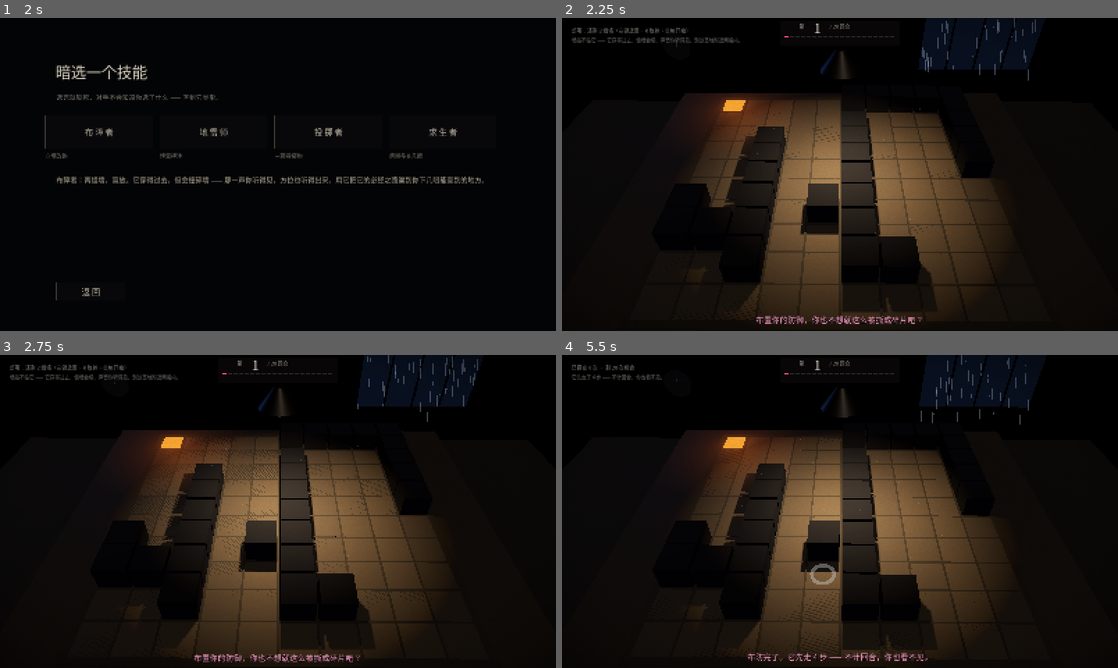
Above: before the commit, frames 1-4 (two rows, left to right).
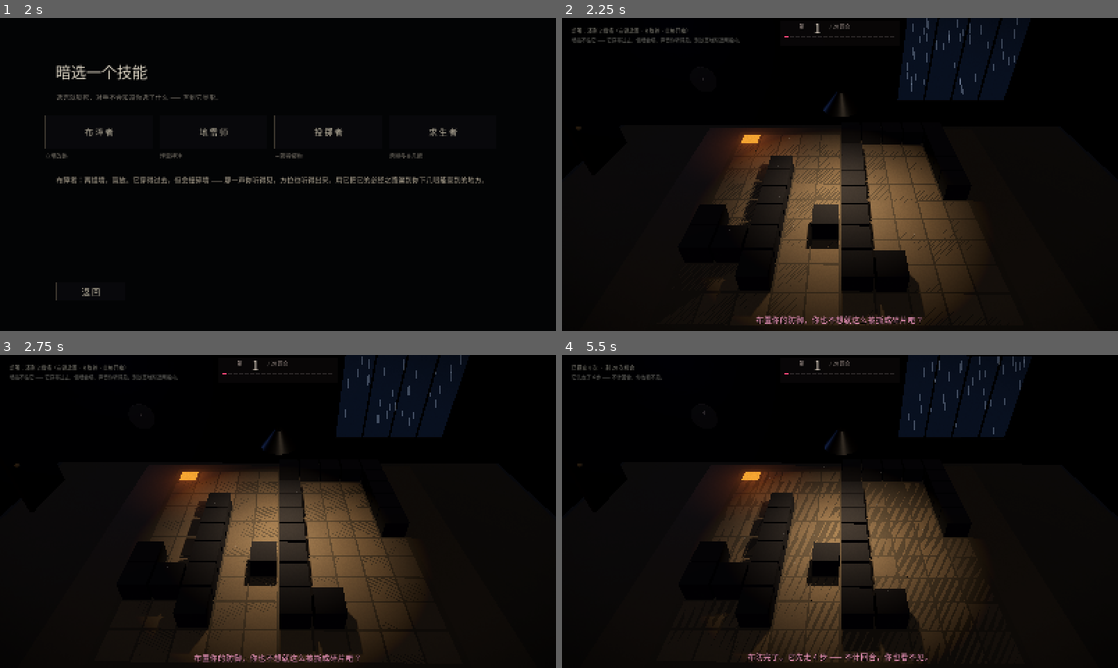
Above: after the commit, the same moments.

Repository: milumilu111/-
Game: Godot game, scene res://menu.tscn
Two runs of this game, one before a commit and one after it. Both use one fixed random seed, a clock stepped at 60 frames per second and the inputs below. Sound files missing from this copy of the repository are replaced by a short silence.
Inputs (mouse positions are in pixels of both pictures, inside the frame that each line leads up to):
- Up to frame 1 (2 s): click "开 始" at 0.5 s; click "人 类 · 值 班 员" at 1.25 s
- Up to frame 2 (2.25 s): click "布 障 者" at 2 s
- Up to frame 3 (2.75 s): no input
- Up to frame 4 (5.5 s): tap Enter (ui_accept) at 2.75, 3.02, 3.77, 5.27 s; move the mouse to (962, 495) at 2.77 s; hold Right 2.78-3.53 s; tap Space at 2.85 s; click (962, 495) at 2.92 s; move the mouse to (728, 527) at 3.52 s; hold Down 3.53-4.28 s; tap Tab at 3.6 s; move the mouse to (895, 442) at 4.27 s; hold Right 4.28-5.03 s; tap Shift at 4.35 s; move the mouse to (812, 574) at 5.02 s; hold Up from 5.03 s (still down); tap Ctrl at 5.1 s; click (812, 574) at 5.17 s

Frame 1 is identical in both runs. In frame 2, 20% of the frame differs, in the area x 2-86%, y 0-98%; in frame 3, 20%; in frame 4, 22%, in the area x 2-86%, y 0-96%.

Commit message:
值班室：墙加高、窗改成高窗、异形席也有墙和窗，FOV/俯角微调；雨锁在窗洞里

Diff:
--- a/main.gd
+++ b/main.gd
@@ -51,9 +51,9 @@
 var camera: Camera3D
 var cam_pos := Vector3(0.0, 2.40, 2.60)
 var cam_yaw := 0.0
-var cam_pitch := -42.0
+var cam_pitch := -38.0
 var look_target_yaw := 0.0
-var look_target_pitch := -42.0
+var look_target_pitch := -38.0
 var looking := false
 var top_down := false
 
@@ -413,9 +413,11 @@
 		root.add_child(leg)
 
 	_build_walls(root)
-	_build_window(root)
+	_build_window(root, -2.74, 1.95)
+	_build_window(root, 2.74, -1.95)
 	_build_door(root)
-	_build_clock(root)
+	_build_clock(root, -2.72, -2.35)
+	_build_clock(root, 2.72, 2.35)
 
 
 func _room_mat(col: Color, rough: float) -> StandardMaterial3D:
@@ -427,12 +429,16 @@
 
 
 func _build_walls(root: Node3D) -> void:
-	# 四面墙只是"这间屋子存在"的证据：不在灯里，几乎全黑，只在边缘露出一点形。
+	# 四面墙只是"这间屋子存在"的证据：几乎全黑，只在边缘露出一点形。
+	# 墙要够高 —— 高到从画面里看不见墙顶，才有"在屋里"的压迫感。
 	var wall_mat := _room_mat(Color(0.055, 0.056, 0.062), 1.0)
+	var wh := 3.2
+	var yc := 1.0
 	var specs := [
-		[Vector3(9.0, 2.6, 0.10), Vector3(0.0, 0.35, -2.95)],   # 对面（正对视角）
-		[Vector3(0.10, 2.6, 9.0), Vector3(-4.20, 0.35, 0.0)],   # 左
-		[Vector3(0.10, 2.6, 9.0), Vector3(4.20, 0.35, 0.0)],    # 右
+		[Vector3(9.0, wh, 0.10), Vector3(0.0, yc, -2.80)],   # 人类席正对
+		[Vector3(9.0, wh, 0.10), Vector3(0.0, yc, 2.80)],    # 异形席正对
+		[Vector3(0.10, wh, 9.0), Vector3(-4.20, yc, 0.0)],   # 左
+		[Vector3(0.10, wh, 9.0), Vector3(4.20, yc, 0.0)],    # 右
 	]
 	for sp in specs:
 		var mi := MeshInstance3D.new()
@@ -445,9 +451,9 @@
 		root.add_child(mi)
 
 
-func _build_window(root: Node3D) -> void:
-	# 对面墙上的窗：外面永远是夜，光只是冷的、很淡的一点。
-	# 窗框 + 竖直栏杆 + 玻璃后面的"夜"（一块自发光平面）
+func _build_window(root: Node3D, wz: float, cx: float) -> void:
+	# 墙上那扇窗：外面永远是夜。窗洞很高 —— 高到上沿被画面切掉，
+	# 这样"墙很高"不是靠说的，是靠它出画。
 	var frame_mat := _room_mat(Color(0.075, 0.072, 0.068), 0.95)
 	var glass_mat := StandardMaterial3D.new()
 	glass_mat.shading_mode = BaseMaterial3D.SHADING_MODE_UNSHADED
@@ -456,27 +462,26 @@
 	glass_mat.emission = Color(0.10, 0.16, 0.28)
 	glass_mat.emission_energy_multiplier = 0.42
 
-	var cx := 2.05
-	var cy := 0.10
-	var w := 1.70
-	var h := 0.80
-	var z := -2.88
+	var cy := 0.62
+	var w := 1.90
+	var h := 1.35
+	var inward := 0.05 if wz < 0.0 else -0.05
 
 	var glass := MeshInstance3D.new()
 	var gm := BoxMesh.new()
 	gm.size = Vector3(w, h, 0.02)
 	glass.mesh = gm
 	glass.material_override = glass_mat
-	glass.position = Vector3(cx, cy, z)
+	glass.position = Vector3(cx, cy, wz)
 	glass.cast_shadow = GeometryInstance3D.SHADOW_CASTING_SETTING_OFF
 	root.add_child(glass)
 
 	# 四边窗框
 	var fr := [
-		[Vector3(w + 0.10, 0.06, 0.05), Vector3(cx, cy + h * 0.5 + 0.03, z + 0.01)],
-		[Vector3(w + 0.10, 0.06, 0.05), Vector3(cx, cy - h * 0.5 - 0.03, z + 0.01)],
-		[Vector3(0.06, h + 0.10, 0.05), Vector3(cx - w * 0.5 - 0.03, cy, z + 0.01)],
-		[Vector3(0.06, h + 0.10, 0.05), Vector3(cx + w * 0.5 + 0.03, cy, z + 0.01)],
+		[Vector3(w + 0.10, 0.06, 0.05), Vector3(cx, cy + h * 0.5 + 0.03, wz + inward)],
+		[Vector3(w + 0.10, 0.06, 0.05), Vector3(cx, cy - h * 0.5 - 0.03, wz + inward)],
+		[Vector3(0.06, h + 0.10, 0.05), Vector3(cx - w * 0.5 - 0.03, cy, wz + inward)],
+		[Vector3(0.06, h + 0.10, 0.05), Vector3(cx + w * 0.5 + 0.03, cy, wz + inward)],
 	]
 	for f in fr:
 		var mi := MeshInstance3D.new()
@@ -494,31 +499,31 @@
 		bm.size = Vector3(0.025, h, 0.03)
 		mi.mesh = bm
 		mi.material_override = frame_mat
-		mi.position = Vector3(cx - w * 0.5 + w * (i + 1) / 4.0, cy, z + 0.015)
+		mi.position = Vector3(cx - w * 0.5 + w * (i + 1) / 4.0, cy, wz + inward)
 		mi.cast_shadow = GeometryInstance3D.SHADOW_CASTING_SETTING_OFF
 		root.add_child(mi)
 
-	# 雨：窗外面往下掉的细线。只在窗后那一条带子里，别的地方看不见。
+	# 雨：贴玻璃、只落在窗洞里那一条竖带子上（窗框外不落）。
 	var rain := GPUParticles3D.new()
-	rain.amount = 130
-	rain.lifetime = 0.42
+	rain.amount = 150
+	rain.lifetime = 0.50
 	rain.preprocess = 1.0
-	rain.position = Vector3(cx, cy + 0.36, z + 0.05)
-	rain.visibility_aabb = AABB(Vector3(-w, -h, -0.6), Vector3(w * 2.0, h * 2.0, 1.2))
+	rain.position = Vector3(cx, cy + h * 0.5 - 0.03, wz + inward)
+	rain.visibility_aabb = AABB(Vector3(-w, -h, -0.5), Vector3(w * 2.0, h * 2.0, 1.0))
 	var pm := ParticleProcessMaterial.new()
 	pm.emission_shape = ParticleProcessMaterial.EMISSION_SHAPE_BOX
-	pm.emission_box_extents = Vector3(w * 0.5, 0.04, 0.10)
+	pm.emission_box_extents = Vector3(w * 0.5 - 0.05, 0.03, 0.02)
 	pm.direction = Vector3(0.0, -1.0, 0.0)
-	pm.spread = 2.0
-	pm.initial_velocity_min = 0.8
-	pm.initial_velocity_max = 1.3
-	pm.gravity = Vector3(0.0, -4.2, 0.0)
+	pm.spread = 1.5
+	pm.initial_velocity_min = 0.9
+	pm.initial_velocity_max = 1.2
+	pm.gravity = Vector3(0.0, -4.4, 0.0)
 	pm.scale_min = 0.7
 	pm.scale_max = 1.3
 	pm.color = Color(0.62, 0.72, 0.92, 0.30)
 	rain.process_material = pm
 	var streak := QuadMesh.new()
-	streak.size = Vector2(0.006, 0.16)
+	streak.size = Vector2(0.006, 0.15)
 	var smat := StandardMaterial3D.new()
 	smat.shading_mode = BaseMaterial3D.SHADING_MODE_UNSHADED
 	smat.transparency = BaseMaterial3D.TRANSPARENCY_ALPHA
@@ -533,11 +538,11 @@
 	# 左边的门：关着。门缝下有一条很细的光 —— 走廊还亮着。
 	var door_mat := _room_mat(Color(0.085, 0.072, 0.060), 0.92)
 	var dm := BoxMesh.new()
-	dm.size = Vector3(0.06, 1.95, 0.92)
+	dm.size = Vector3(0.06, 2.30, 1.00)
 	var door := MeshInstance3D.new()
 	door.mesh = dm
 	door.material_override = door_mat
-	door.position = Vector3(-4.12, 0.02, -1.15)
+	door.position = Vector3(-4.12, 0.20, -2.10)
 	door.cast_shadow = GeometryInstance3D.SHADOW_CASTING_SETTING_OFF
 	root.add_child(door)
 
@@ -552,7 +557,7 @@
 	gm.size = Vector3(0.03, 0.022, 0.92)
 	gap.mesh = gm
 	gap.material_override = gap_mat
-	gap.position = Vector3(-4.09, -0.94, -1.15)
+	gap.position = Vector3(-4.09, -0.94, -2.10)
 	gap.cast_shadow = GeometryInstance3D.SHADOW_CASTING_SETTING_OFF
 	root.add_child(gap)
 
@@ -563,22 +568,23 @@
 	km.height = 0.07
 	knob.mesh = km
 	knob.material_override = _room_mat(Color(0.32, 0.26, 0.16), 0.45)
-	knob.position = Vector3(-4.06, -0.10, -0.80)
+	knob.position = Vector3(-4.06, -0.10, -1.75)
 	knob.cast_shadow = GeometryInstance3D.SHADOW_CASTING_SETTING_OFF
 	root.add_child(knob)
 
 
-func _build_clock(root: Node3D) -> void:
+func _build_clock(root: Node3D, z: float, x: float) -> void:
 	# 墙上的挂钟：表面几乎看不见，只有指针的暗影。二十回合走完，它就是"天亮"的另一种说法。
+	var dir := 1.0 if z < 0.0 else -1.0
 	var clock_root := Node3D.new()
 	clock_root.name = "Clock"
-	clock_root.position = Vector3(-2.45, 0.05, -2.86)
+	clock_root.position = Vector3(x, 0.30, z)
 	root.add_child(clock_root)
 
 	var face := MeshInstance3D.new()
 	var fm := CylinderMesh.new()
-	fm.top_radius = 0.20
-	fm.bottom_radius = 0.20
+	fm.top_radius = 0.22
+	fm.bottom_radius = 0.22
 	fm.height = 0.02
 	fm.radial_segments = 24
 	face.mesh = fm
@@ -587,13 +593,16 @@
 	face.cast_shadow = GeometryInstance3D.SHADOW_CASTING_SETTING_OFF
 	clock_root.add_child(face)
 
-	clock_minute = _clock_hand(clock_root, 0.115, 0.006)
-	clock_hour = _clock_hand(clock_root, 0.075, 0.008)
-
-
-func _clock_hand(root: Node3D, length: float, thick: float) -> Node3D:
+	var minute := _clock_hand(clock_root, 0.125, 0.006, dir)
+	var hour := _clock_hand(clock_root, 0.082, 0.008, dir)
+	if z < 0.0:
+		clock_minute = minute
+		clock_hour = hour
+
+
+func _clock_hand(root: Node3D, length: float, thick: float, dir: float) -> Node3D:
 	var pivot := Node3D.new()
-	pivot.position = Vector3(0.0, 0.0, 0.014)
+	pivot.position = Vector3(0.0, 0.0, 0.014 * dir)
 	root.add_child(pivot)
 	var hand := MeshInstance3D.new()
 	var bm := BoxMesh.new()
@@ -680,7 +689,7 @@
 
 func _build_camera() -> void:
 	camera = Camera3D.new()
-	camera.fov = 45.0
+	camera.fov = 52.0
 	camera.position = cam_pos
 	camera.rotation_degrees = Vector3(cam_pitch, cam_yaw, 0.0)
 	camera.current = true
@@ -1094,7 +1103,7 @@
 		look_target_yaw = 0.0
 		look_target_pitch = -89.0
 	else:
-		look_target_pitch = -42.0
+		look_target_pitch = -38.0
 
 
 func _back_to_menu() -> void:
Binary file changed: docs/room.png
